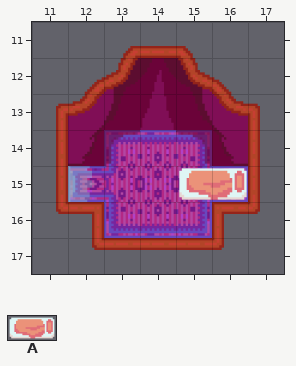
One commit to this Tiled map: game/data/tent.tmx. The first picture shows the starting point.
Cells are 120x120 px. Shown: x 11..17, y 11..17.
Key: from "tent": A 38 "sleeping_bag".
Objects are placed by their top-left corner, in cells (3,4 is the top-left corner of cell 3,4); size is 1x1 cell unless given.
Layers that did not change in this view are not listed.
Objects on layer "Objects" before:
A "Bed" at 15,15 size 2x1
After:
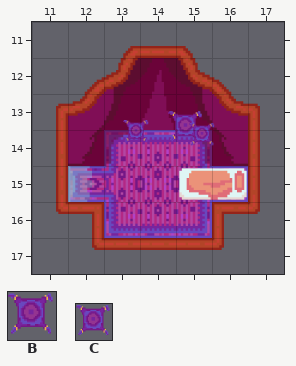
Further tiles: from "tent": B 40 "pillow_big", C 41 "pillow_small".
Diff:
{"where": "layer \"Objects\""}
{"now": "C \"pillow_small\" at 13.5,13.7 size 0.8x0.8"}
{"now": "B \"pillow_big\" at 14.8,13.4"}
{"now": "C \"pillow_small\" at 15.4,13.8 size 0.8x0.8"}
